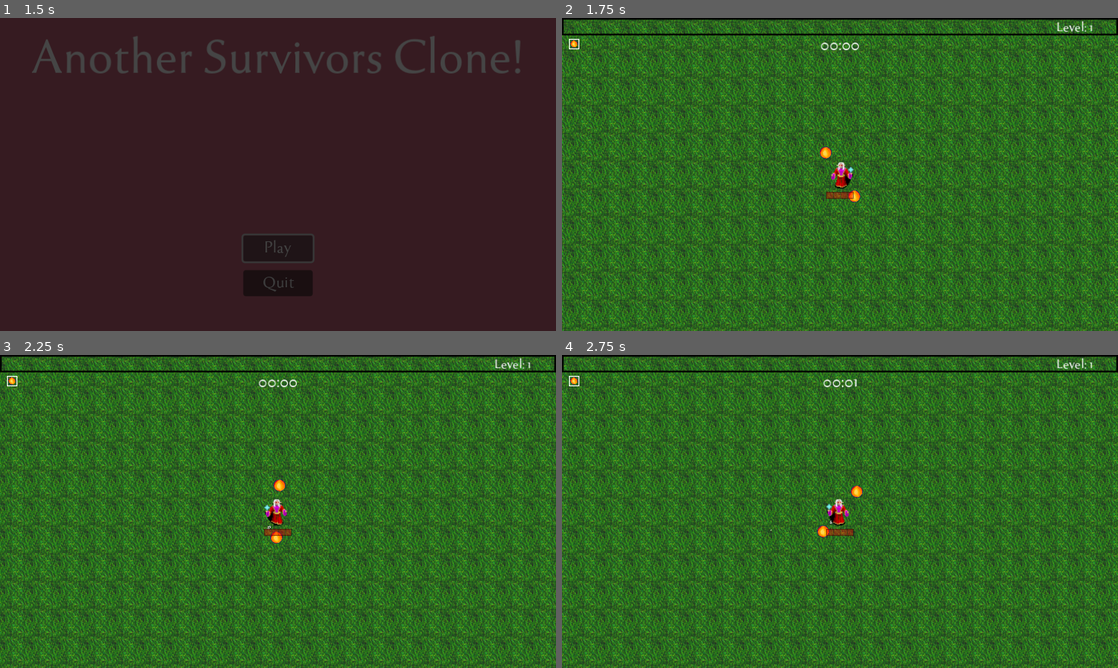
Above: before the commit, frames 1-4 (two rows, left to right).
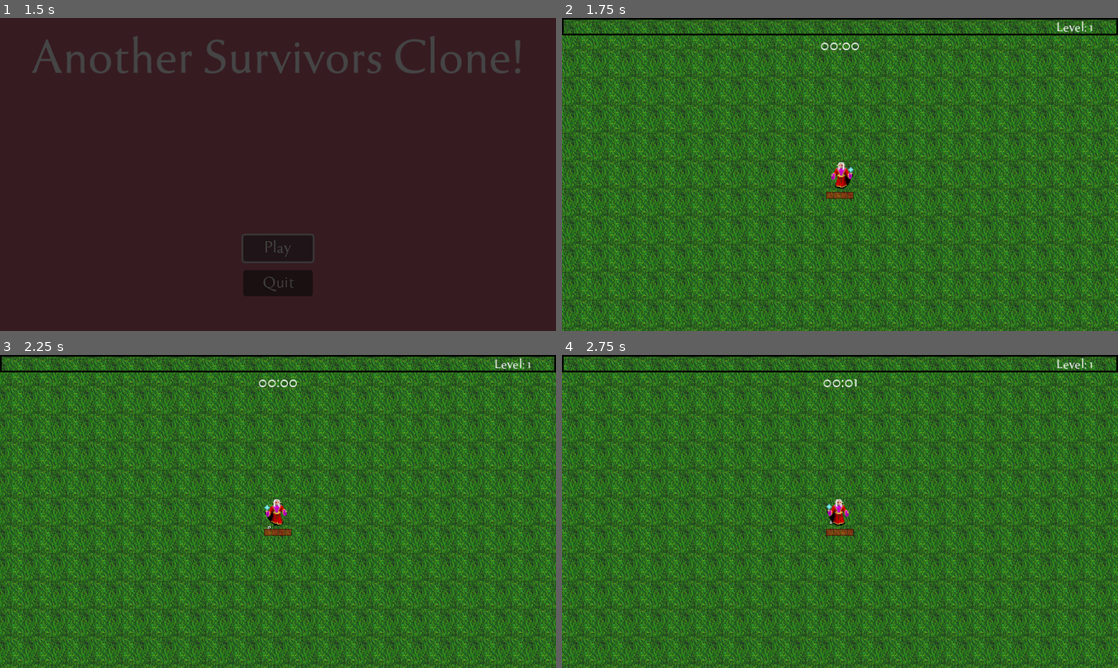
Above: after the commit, the same moments.

Repository: j-v-n/SurvivorsClone
Game: Godot game, scene res://TitleScreen/menu.tscn
Two runs of this game, one before a commit and one after it. Both use one fixed random seed, a clock stepped at 60 frames per second and the inputs below. Sound files missing from this copy of the repository are replaced by a short silence.
Inputs (mouse positions are in pixels of both pictures, inside the frame that each line leads up to):
- Up to frame 1 (1.5 s): click "Play" at 0.5 s; click "Play" at 1.25 s
- Up to frame 2 (1.75 s): no input
- Up to frame 3 (2.25 s): tap Enter at 2 s; move the mouse to (400, 495) at 2.02 s; hold D (right) from 2.03 s (still down); click (400, 495) at 2.1 s
- Up to frame 4 (2.75 s): keep holding D (right)

Frame 1 is identical in both runs. In frame 2, 0.2% of the frame differs, in the area x 1-54%, y 6-59%; in frame 3, 0.2%; in frame 4, 0.2%.
Error after the commit: Invalid access to property or key '<null>' on a base object of type 'Dictionary'. (res://Player/player.gd:509)

Commit message:
Added a weapon selection screen

Diff:
--- a/Player/player.gd
+++ b/Player/player.gd
@@ -92,11 +92,19 @@
 var collected_experience = 0
 var maxhp = 80
 var time = 0
+var weapon: Object
+
+#func get_starting_weapon(weapon):
+	#print("entered signal")
+	#if weapon != null:
+		#return weapon
 
 func _ready():
 	dustParticles.emitting = false
 	dustParticles.global_position = global_position + Vector2(0, 10)
-	upgrade_character("fireball1")
+	# upgrade_character("fireball1")
+	var chosen_weapon = WeaponMenu.chosen_weapon
+	upgrade_character(chosen_weapon)
 	attack()
 	set_expbar(experience, calculate_experience_cap())
 	_on_hurt_box_hurt(0, 0, 0)
--- /dev/null
+++ b/TitleScreen/weapon_menu.gd
@@ -0,0 +1,28 @@
+extends Control
+
+@onready var displayWeapons: HBoxContainer = get_node("%DisplayWeapons")
+@onready var labelDescription: Label = get_node("%Label_Description")
+@onready var weaponOptions = preload("res://TitleScreen/weapon_selection.tscn")
+@onready var player = get_tree().get_first_node_in_group("player")
+
+var level = preload("res://World/world.tscn")
+var chosen_weapon = null
+
+func _ready():
+    # connect("starting_weapon", Callable(player, "get_starting_weapon"))
+    labelDescription.text = "Hover over a weapon to see a description"
+    var weapon_choices = ["icespear1", "javelin1", "tornado1", "disc1", "fireball1"]
+    for weapon_choice in weapon_choices:
+        var displayedWeapon = weaponOptions.instantiate()
+        displayedWeapon.item = weapon_choice
+        displayWeapons.add_child(displayedWeapon)
+
+func display_description(item):
+    if item != null:
+        labelDescription.text = UpgradeDb.UPGRADES[item]["details"]
+    else:
+        labelDescription.text = "Hover over a weapon to see a description"
+
+func start_game(weapon):
+    chosen_weapon = weapon
+    get_tree().change_scene_to_packed(level)
--- /dev/null
+++ b/TitleScreen/weapon_menu.tscn
@@ -0,0 +1,56 @@
+[gd_scene load_steps=3 format=3 uid="uid://6qsr4nc5mkev"]
+
+[ext_resource type="Script" path="res://TitleScreen/weapon_menu.gd" id="1_3m833"]
+[ext_resource type="FontFile" uid="uid://bm3i5odnir43l" path="res://Font/tenderness.otf" id="1_s6ayi"]
+
+[node name="WeaponMenu" type="Control" groups=["menu_weapon_selection"]]
+layout_mode = 3
+anchors_preset = 15
+anchor_right = 1.0
+anchor_bottom = 1.0
+grow_horizontal = 2
+grow_vertical = 2
+script = ExtResource("1_3m833")
+
+[node name="ColorRect" type="ColorRect" parent="."]
+layout_mode = 0
+offset_right = 679.0
+offset_bottom = 384.0
+color = Color(0.788235, 0.392157, 0.47451, 1)
+
+[node name="Label" type="Label" parent="."]
+layout_mode = 0
+offset_right = 640.0
+offset_bottom = 100.0
+theme_override_fonts/font = ExtResource("1_s6ayi")
+theme_override_font_sizes/font_size = 60
+text = "Select your starting weapon!"
+horizontal_alignment = 1
+vertical_alignment = 1
+
+[node name="DisplayWeapons" type="HBoxContainer" parent="."]
+unique_name_in_owner = true
+layout_mode = 0
+offset_left = 225.0
+offset_top = 151.0
+offset_right = 425.0
+offset_bottom = 191.0
+
+[node name="Weapon_LabelBox" type="ColorRect" parent="."]
+layout_mode = 0
+offset_left = 225.0
+offset_top = 228.0
+offset_right = 425.0
+offset_bottom = 285.0
+color = Color(0.00184107, 0.00184107, 0.00184107, 1)
+
+[node name="Label_Description" type="Label" parent="Weapon_LabelBox"]
+unique_name_in_owner = true
+layout_mode = 0
+offset_right = 200.0
+offset_bottom = 40.0
+theme_override_fonts/font = ExtResource("1_s6ayi")
+text = "Weapon Description"
+horizontal_alignment = 1
+vertical_alignment = 1
+autowrap_mode = 3
--- /dev/null
+++ b/TitleScreen/weapon_selection.gd
@@ -0,0 +1,30 @@
+extends ColorRect
+
+@onready var weaponIcon: TextureRect = get_node("%WeaponIcon")
+@onready var weaponMenu = get_tree().get_first_node_in_group("menu_weapon_selection")
+
+var mouse_over = false
+var item = null
+
+signal hovered_weapon(weapon)
+signal selected_weapon(weapon)
+
+func _ready():
+	connect("hovered_weapon", Callable(weaponMenu, "display_description"))
+	connect("selected_weapon", Callable(weaponMenu, "start_game"))
+	weaponIcon.texture = load(UpgradeDb.UPGRADES[item]["icon"])
+
+func _input(event):
+	if event.is_action("click"):
+		if mouse_over:
+			emit_signal("selected_weapon", item)
+
+
+func _on_weapon_icon_mouse_exited():
+	mouse_over = false
+	emit_signal("hovered_weapon", null)
+
+
+func _on_weapon_icon_mouse_entered():
+	mouse_over = true
+	emit_signal("hovered_weapon", item)
--- /dev/null
+++ b/TitleScreen/weapon_selection.tscn
@@ -0,0 +1,25 @@
+[gd_scene load_steps=3 format=3 uid="uid://vqqetn6twm6j"]
+
+[ext_resource type="Script" path="res://TitleScreen/weapon_selection.gd" id="1_5cirb"]
+[ext_resource type="Texture2D" uid="uid://cu7sno41q4hq2" path="res://Textures/Items/Weapons/fireball_v1.png" id="1_vcta1"]
+
+[node name="WeaponSelection" type="ColorRect"]
+custom_minimum_size = Vector2(35, 35)
+offset_right = 35.0
+offset_bottom = 35.0
+color = Color(0, 0, 0, 1)
+script = ExtResource("1_5cirb")
+
+[node name="WeaponIcon" type="TextureRect" parent="."]
+unique_name_in_owner = true
+texture_filter = 1
+layout_mode = 0
+offset_left = 2.0
+offset_top = 1.0
+offset_right = 66.0
+offset_bottom = 65.0
+scale = Vector2(0.5, 0.5)
+texture = ExtResource("1_vcta1")
+
+[connection signal="mouse_entered" from="WeaponIcon" to="." method="_on_weapon_icon_mouse_entered"]
+[connection signal="mouse_exited" from="WeaponIcon" to="." method="_on_weapon_icon_mouse_exited"]
--- a/project.godot
+++ b/project.godot
@@ -18,6 +18,7 @@
 [autoload]
 
 UpgradeDb="*res://Utility/upgrade_db.tscn"
+WeaponMenu="*res://TitleScreen/weapon_menu.tscn"
 
 [display]
 
Not shown, changed: kanban_tasks_data.kanban
